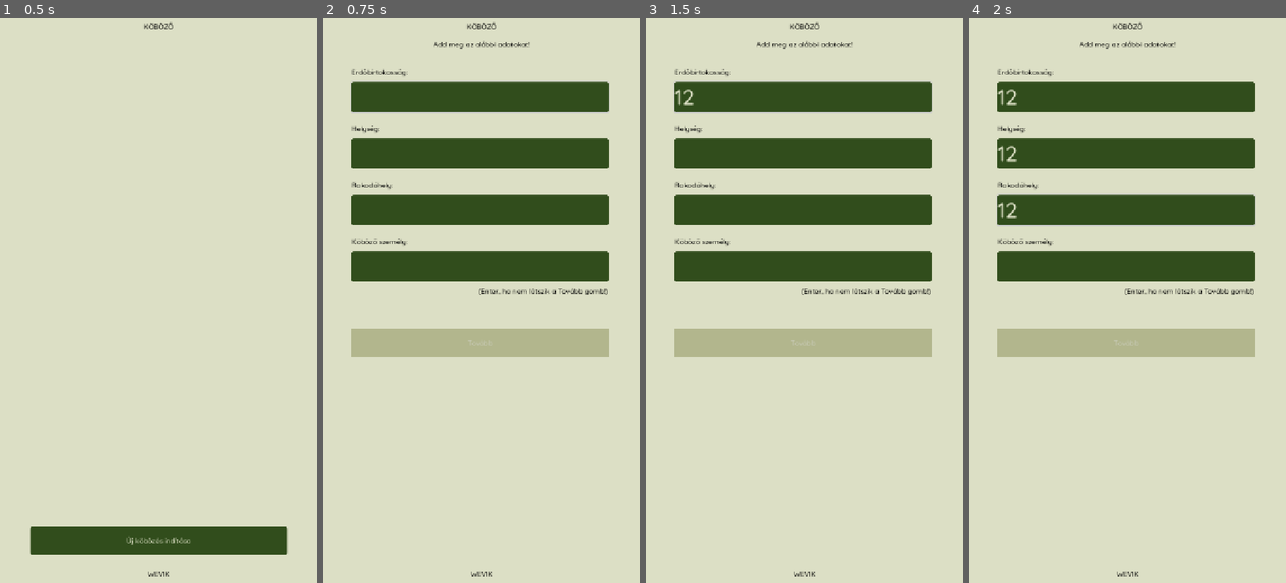
Above: before the commit, frames 1-4 (left to right).
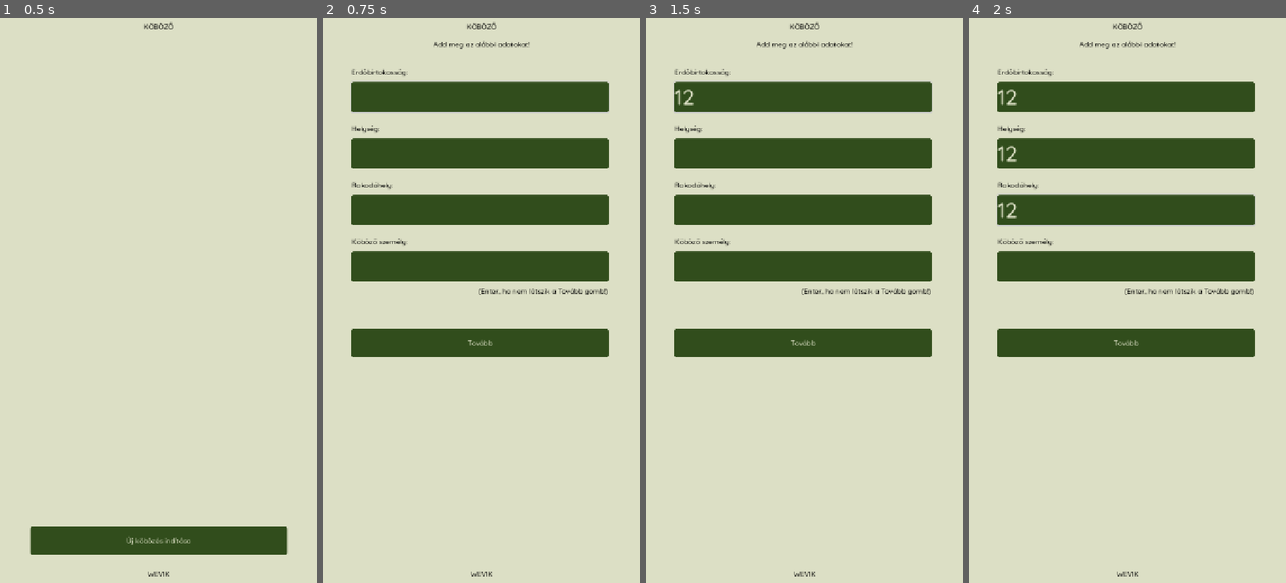
Above: after the commit, the same moments.

Repository: rolika/kob_g
Game: Godot game, scene res://main.tscn
Two runs of this game, one before a commit and one after it. Both use one fixed random seed, a clock stepped at 60 frames per second and the inputs below.
Inputs (mouse positions are in pixels of both pictures, inside the frame that each line leads up to):
- Up to frame 1 (0.5 s): no input
- Up to frame 2 (0.75 s): click "Új köbözés indítása" at 0.5 s
- Up to frame 3 (1.5 s): click (801, 97) at 1.27 s; type "12" at 1.35 s
- Up to frame 4 (2 s): click (1124, 153) at 1.5 s; type "12" at 1.58 s; click (1124, 210) at 1.73 s; type "12" at 1.82 s

Frame 1 is identical in both runs. In frame 2, 4.1% of the frame differs, in the area x 8-91%, y 55-60%; in frame 3, 4.1%; in frame 4, 4.1%.

Commit message:
session as webapp

Diff:
--- a/scenes/session.tscn
+++ b/scenes/session.tscn
@@ -92,7 +92,6 @@
 offset_top = 704.0
 offset_right = 648.0
 offset_bottom = 768.0
-disabled = true
 text = "Tovább"
 
 [node name="FooterLabel" type="Label" parent="."]
--- a/scripts/session.gd
+++ b/scripts/session.gd
@@ -33,13 +33,11 @@
     CurrentPile.person = new_text
     $SubmitButton.call_deferred("grab_focus")
 
-func _process(_delta: float) -> void:
-    if CurrentPile.is_valid():
-        $SubmitButton.disabled = false
-    else:
-        $SubmitButton.disabled = true
-
 func _on_submit_button_pressed() -> void:
+    CurrentPile.company = $CompanyLineEdit.text
+    CurrentPile.city = $CityLineEdit.text
+    CurrentPile.site = $SiteLineEdit.text
+    CurrentPile.person = $PersonLineEdit.text
     submit.emit()
 
 func set_session() -> void:
